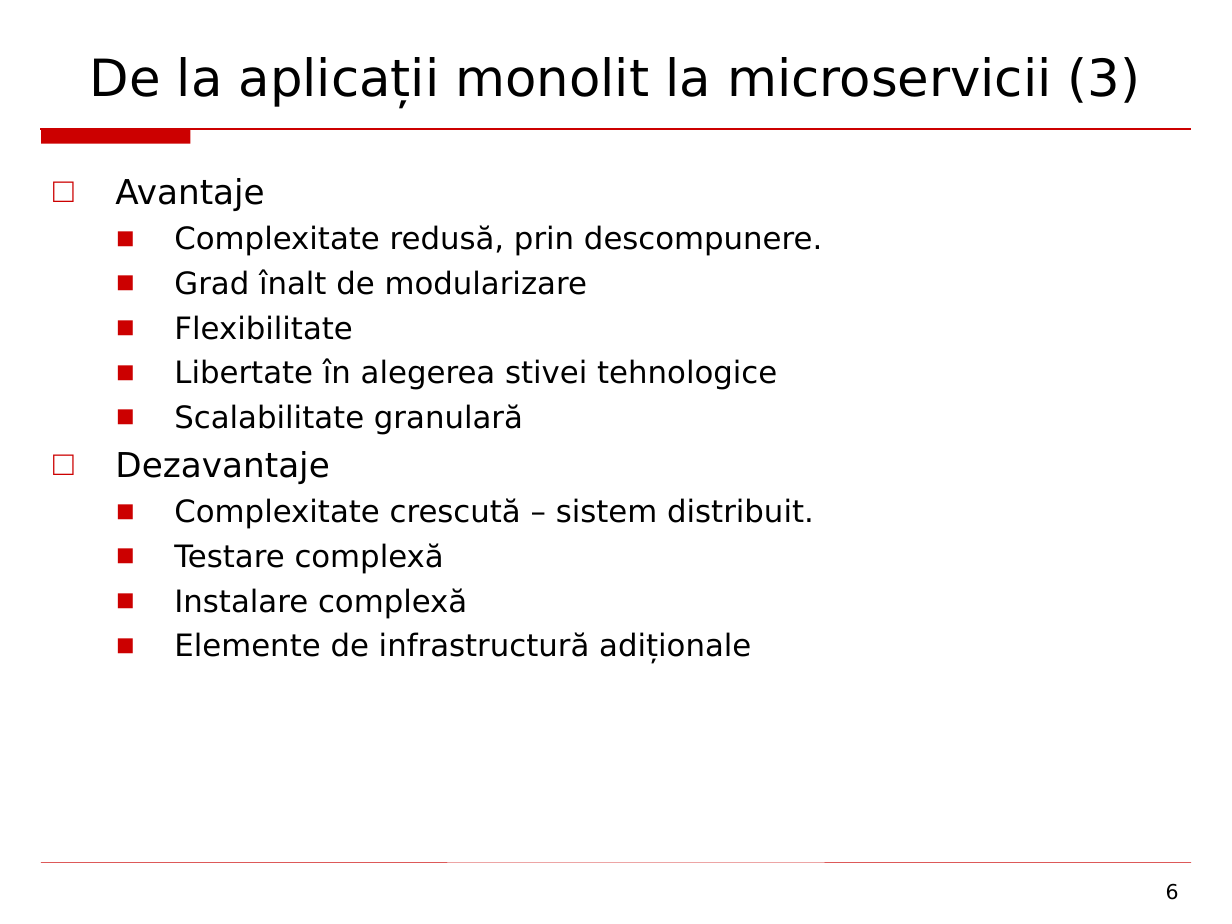
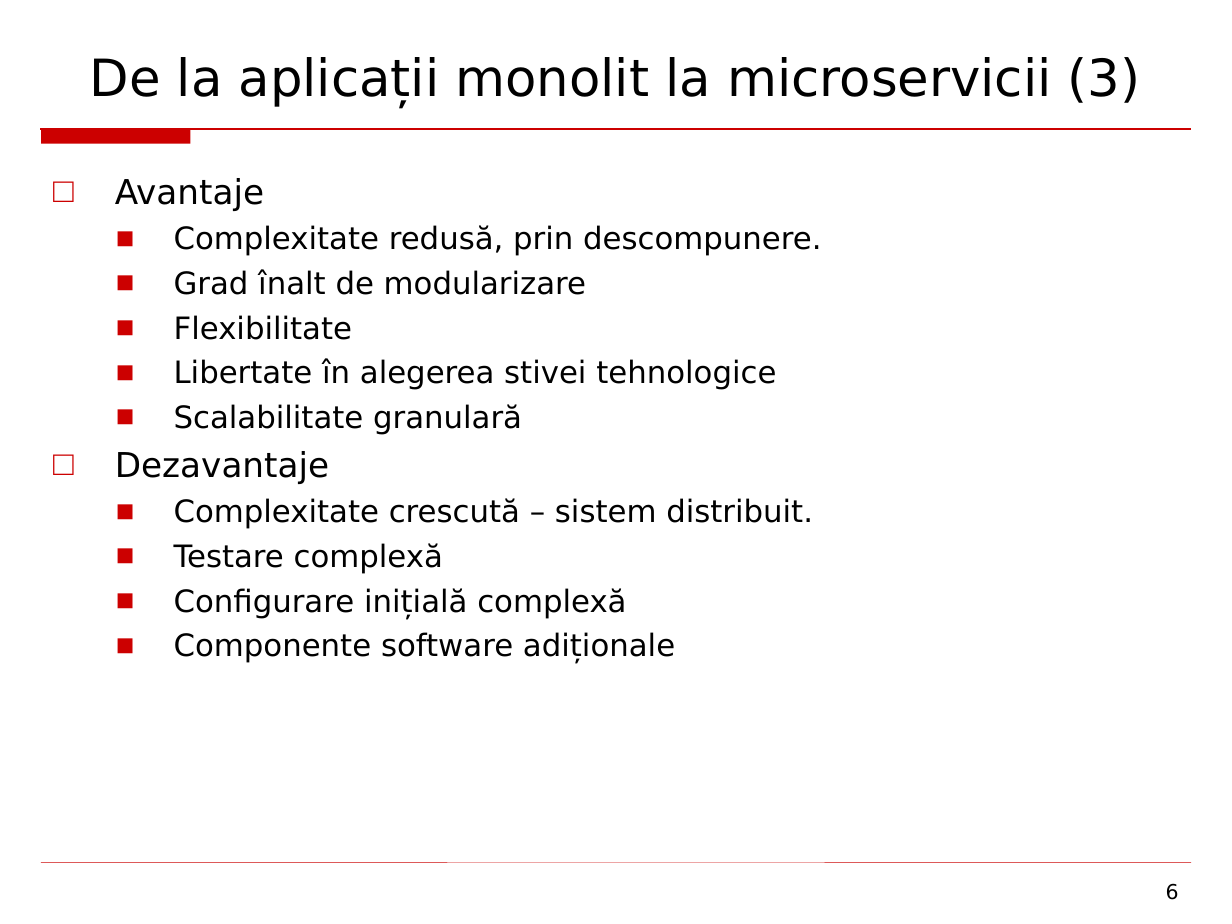
Before and after one commit to amihaescu/dizertatie, a slide deck: slide 6 of andrei.mihaescu.disertatie.2016.ppt. Drawn at 1232x924 pixels with LibreOffice and Linux fonts; fonts in the diff are those of the drawing. Boxes give left, top, right and bottom in pixels: in the first picture for what was removed or moved away, otherwise in the second. Text is boxed around its words. In the diff, an @@ line names an element or a change of style, - is before the commit and + after.

```diff
--- a/andrei.mihaescu.disertatie.2016.ppt
+++ b/andrei.mihaescu.disertatie.2016.ppt
@@ text at (174,588,675,663): text changed @@
-  ■ Instalare complexă
-  ■ Elemente de infrastructură adiționale
+  ■ Configurare inițială complexă
+  ■ Componente software adiționale
```
Also in this commit, not shown: 13 other slides changed, 1 slide added, 1 slide removed, 1 other file.
